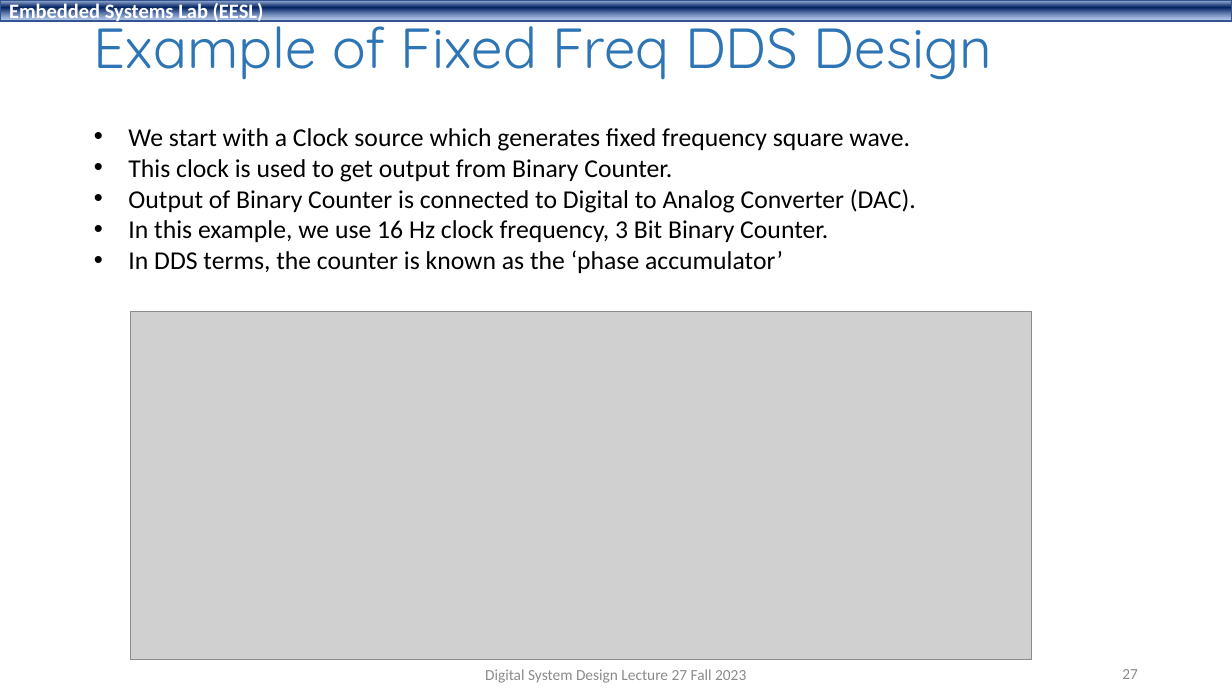
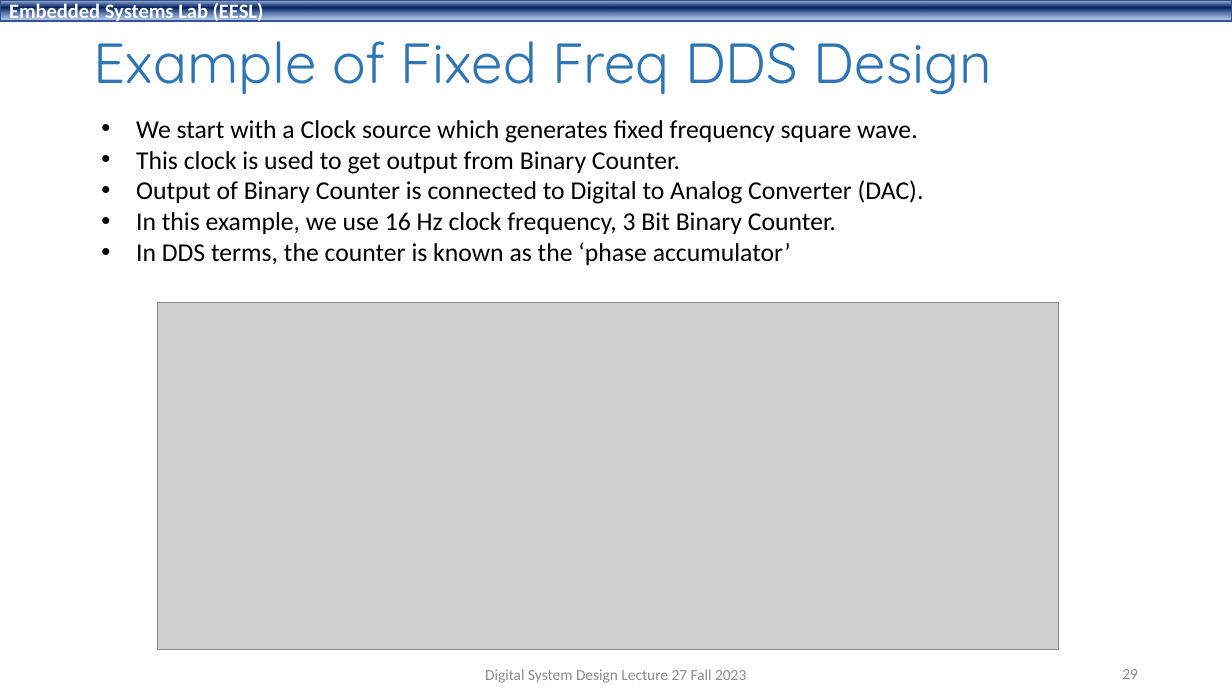
Before and after one commit to shahidmasud/shahidmasud.github.io, a slide deck: slide 29 of DSD_Lec27_Fall2023.ppsx (slide 27 before the commit). Drawn at 1232x693 pixels with LibreOffice and Linux fonts; fonts in the diff are those of the drawing; grey boxes stand for pictures; background and template pictures are left out. Boxes give left, top, right and bottom in pixels: in the first picture for what was removed or moved away, otherwise in the second. Text is boxed around its words. In the diff, an @@ line names an element or a change of style, - is before the commit and + after.

```diff
--- a/DSD_Lec27_Fall2023.ppsx
+++ b/DSD_Lec27_Fall2023.ppsx
@@ title "Example of Fixed Freq DDS ..." rewrapped from box(94, 9, 993, 80) to box(94, 41, 993, 95) @@
@@ text "We start with a Clock ...": place and size @@
-text "We start with a Clock ..." at box(128, 128, 916, 273)
+text "We start with a Clock ..." at box(136, 120, 924, 265)
@@ picture: place and size @@
-picture at box(130, 311, 1031, 659)
+picture at box(157, 302, 1058, 650)
@@ page number at box(1122, 669, 1138, 679): text changed @@
-27
+29
```
Also in this commit, not shown: 14 other slides changed, 2 slides added, 1 other file.
